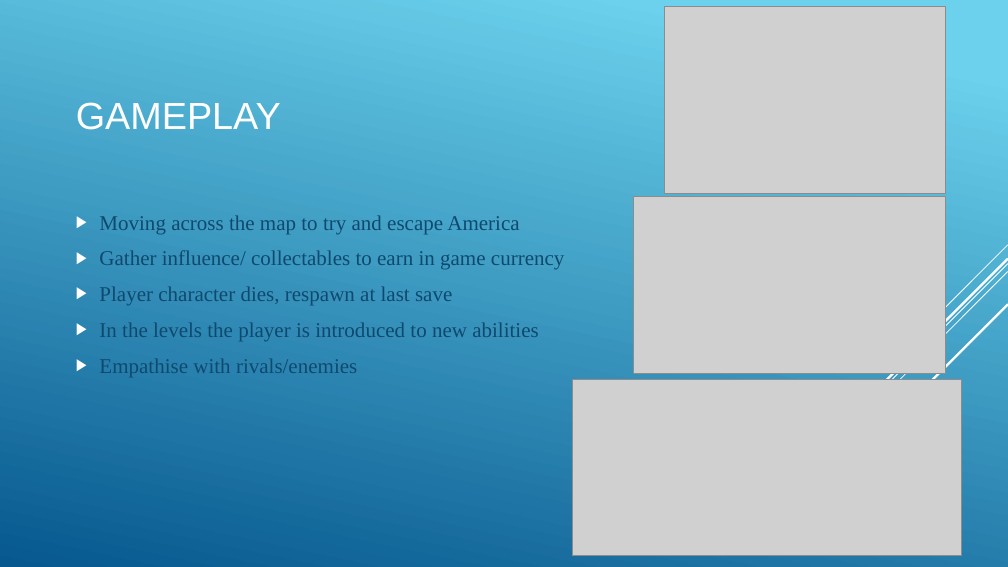
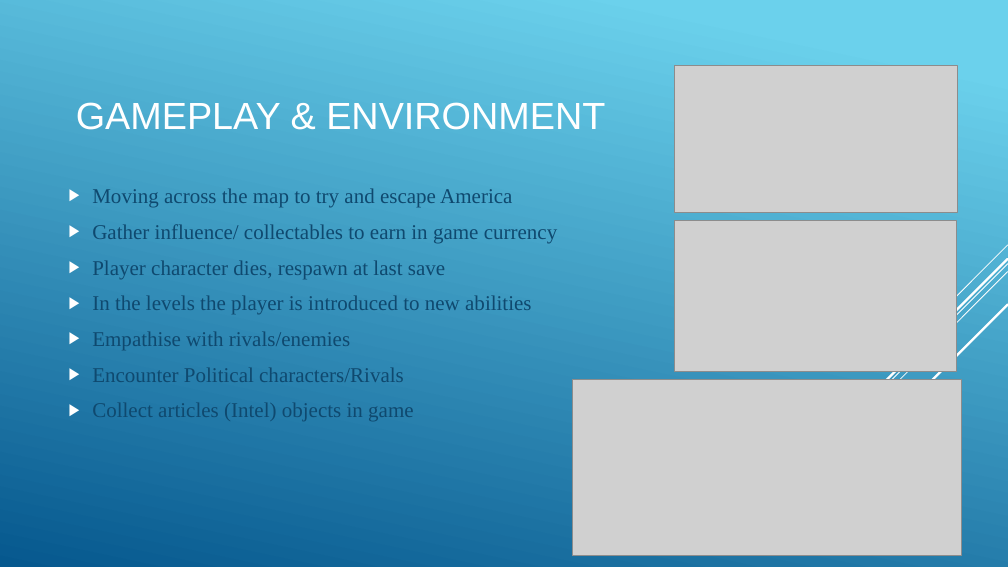
Before and after one commit to ThomasWSimmons/Masters_Uni, a slide deck: slide 7 of Game Design (Dissertation)/Interum Project Presentation/Final Interim Project Pitch (America Down Under).pptx (slide 6 before the commit). Drawn at 1008x567 pixels with LibreOffice and Linux fonts; fonts in the diff are those of the drawing; grey boxes stand for pictures. Boxes give left, top, right and bottom in pixels: in the first picture for what was removed or moved away, otherwise in the second. Text is boxed around its words. In the diff, an @@ line names an element or a change of style, - is before the commit and + after.

```diff
--- a/Game Design (Dissertation)/Interum Project Presentation/Final Interim Project Pitch (America Down Under).pptx
+++ b/Game Design (Dissertation)/Interum Project Presentation/Final Interim Project Pitch (America Down Under).pptx
@@ picture resized from (x1=665, y1=6, x2=946, y2=194) to (x1=675, y1=65, x2=958, y2=212) @@
@@ title at (x1=76, y1=102, x2=605, y2=130): text changed @@
-GAMEPLAY
+GAMEPLAY & ENVIRONMENT
@@ text "Moving across the map to ..." moved from (x1=99, y1=215, x2=565, y2=377) to (x1=92, y1=188, x2=558, y2=421) @@
@@ picture resized from (x1=634, y1=197, x2=946, y2=374) to (x1=675, y1=221, x2=957, y2=372) @@
@@ text at (x1=92, y1=368, x2=414, y2=421): paragraphs added @@
+▶ Encounter Political characters/Rivals
+▶ Collect articles (Intel) objects in game
```
Also in this commit, not shown: 4 other slides changed, 5 slides added, 2 slides removed, 52 other files.
